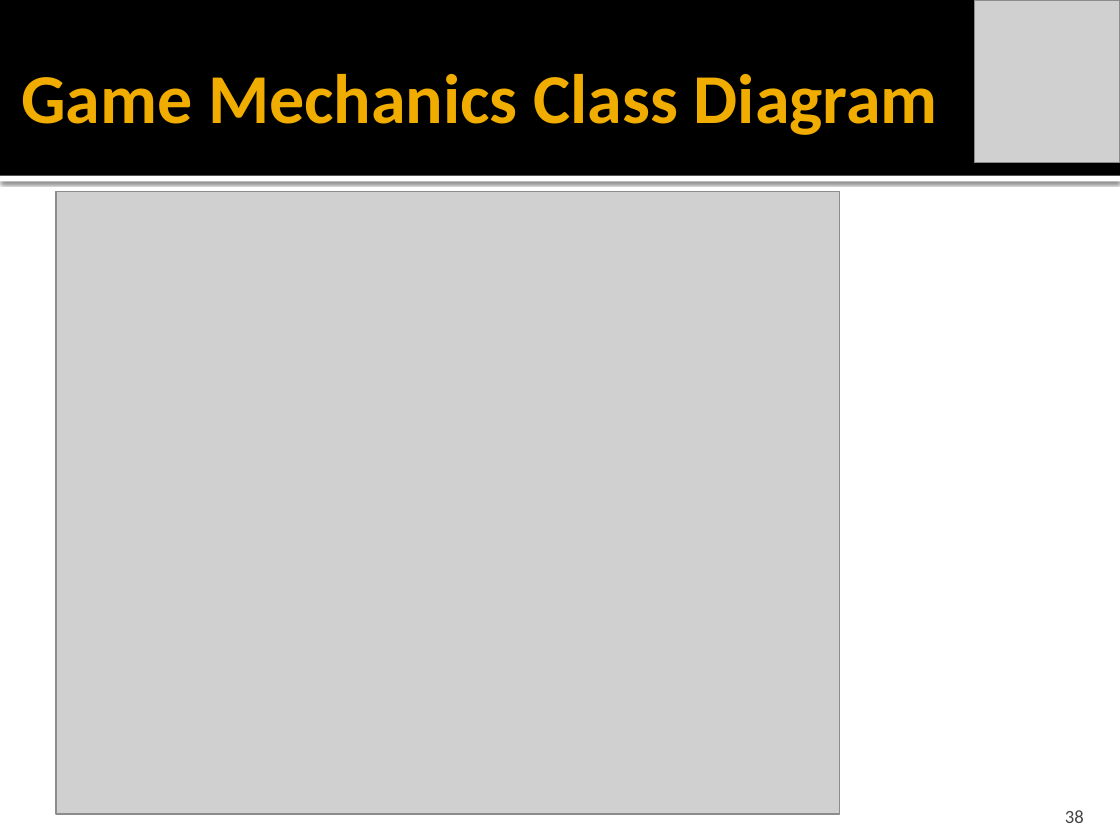
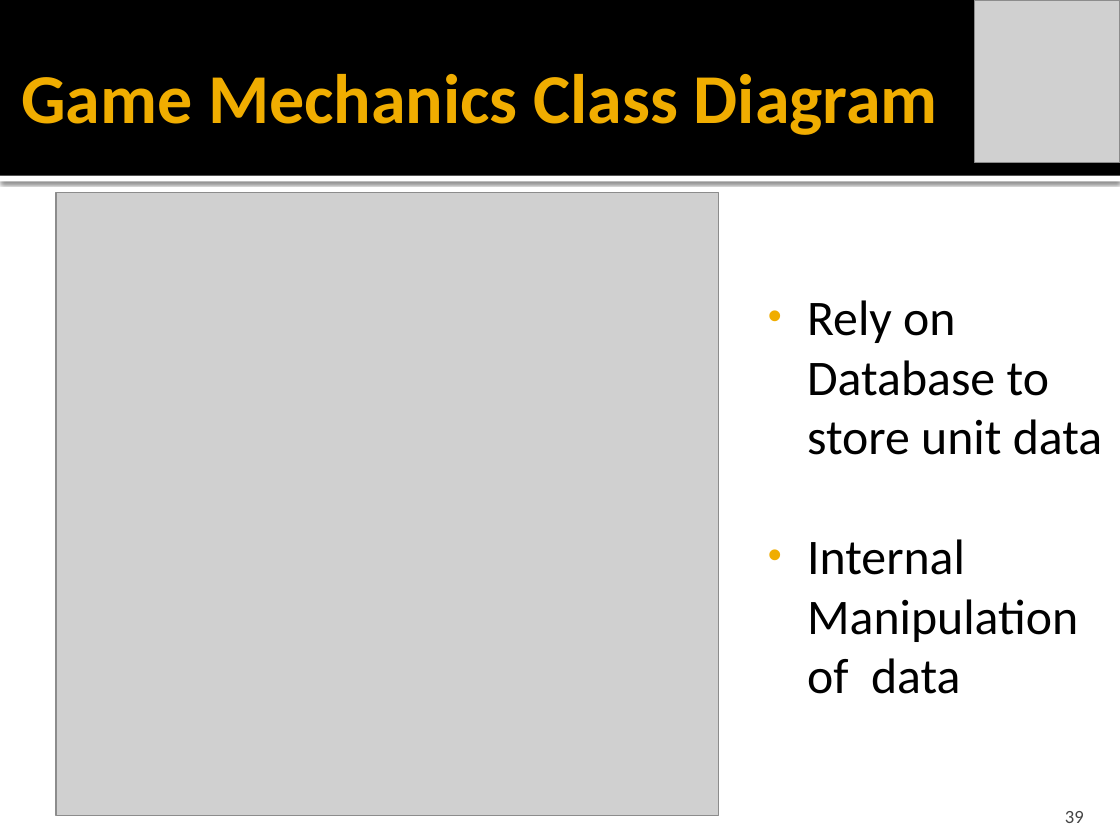
Before and after one commit to idxExtropy/duel-reality, a slide deck: slide 39 of Docs/DUEL REALITY .pptx (slide 38 before the commit). Drawn at 1120x840 pixels with LibreOffice and Linux fonts; fonts in the diff are those of the drawing; grey boxes stand for pictures. Boxes give left, top, right and bottom in pixels: in the first picture for what was removed or moved away, otherwise in the second. Text is boxed around its words. In the diff, an @@ line names an element or a change of style, - is before the commit and + after.

Commit message:
finished overview / game mechanics

```diff
--- a/Docs/DUEL REALITY .pptx
+++ b/Docs/DUEL REALITY .pptx
@@ picture: place and size @@
-picture at bbox=[56, 192, 840, 813]
+picture at bbox=[56, 193, 719, 816]
@@ text added at bbox=[807, 300, 1102, 694], 32 pt, text #000000 @@
+• Rely on Database to store unit data
+• Internal Manipulation of data
@@ page number at bbox=[1065, 811, 1084, 823]: text changed @@
-38
+39
```
Also in this commit, not shown: 8 other slides changed, 2 slides added, 1 slide removed.
